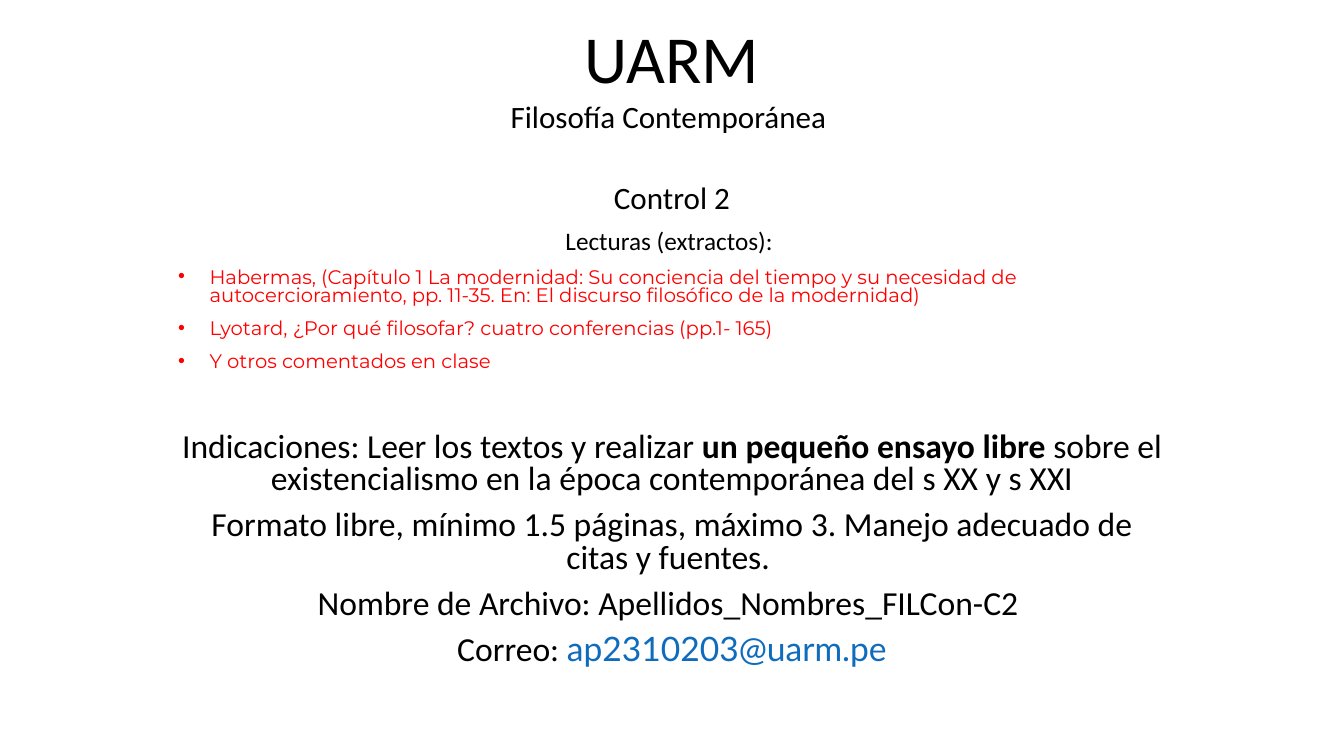
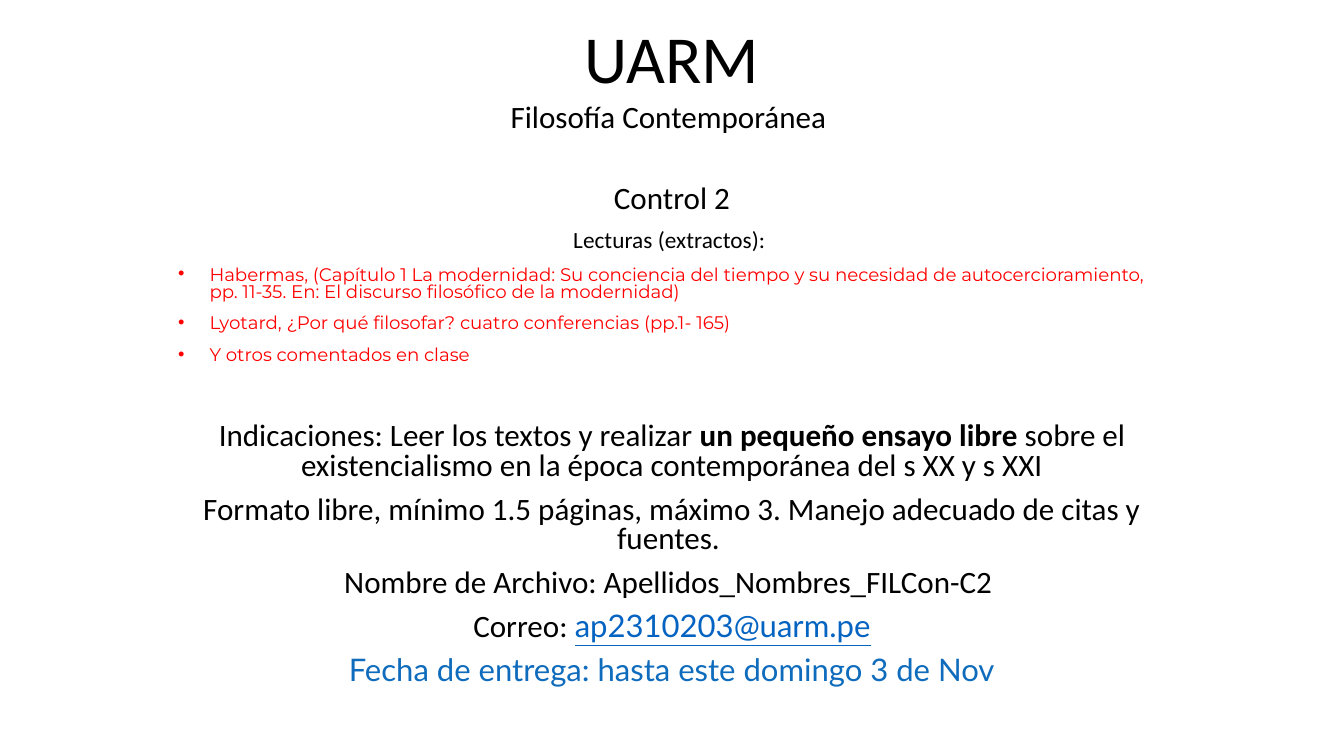
Before and after one commit to zaboltar/ArchaeologyJourney, a slide deck: slide 2 of DigSite/New Arcaism/uarm 2024 2/contemporanea/0000 control 1.pptx. Drawn at 1344x756 pixels with LibreOffice and Linux fonts; fonts in the diff are those of the drawing. Boxes give left, top, right and bottom in pixels: in the first picture for what was removed or moved away, otherwise in the second. Text is boxed around its words. In the diff, an @@ line names an element or a change of style, - is before the commit and + after.

```diff
--- a/DigSite/New Arcaism/uarm 2024 2/contemporanea/0000 control 1.pptx
+++ b/DigSite/New Arcaism/uarm 2024 2/contemporanea/0000 control 1.pptx
@@ text at [203, 231, 1143, 643]: size 18 to 16.6 pt in "Lecturas (extractos):"; size 14 to 12.9 pt in "Habermas, (Capítulo 1 La modernidad: Su conciencia ...", "Lyotard, ¿Por qué filosofar? cuatro conferencias (pp.1- ...", "Y otros comentados en clase"; size 24 to 22.2 pt in "Indicaciones: Leer los textos y realizar un ...", "Formato libre, mínimo 1.5 páginas, máximo 3. ...", "Nombre de Archivo: Apellidos_Nombres_FILCon-C2", "Correo: ap2310203@uarm.pe"; text colour #0F6CBD to #0563C1, underline on in "ap2310203@uarm.pe" @@
@@ text at [349, 658, 994, 687]: paragraph added @@
+Fecha de entrega: hasta este domingo 3 de Nov
```
Also in this commit, not shown: 2 other slides changed, 5 other files.
